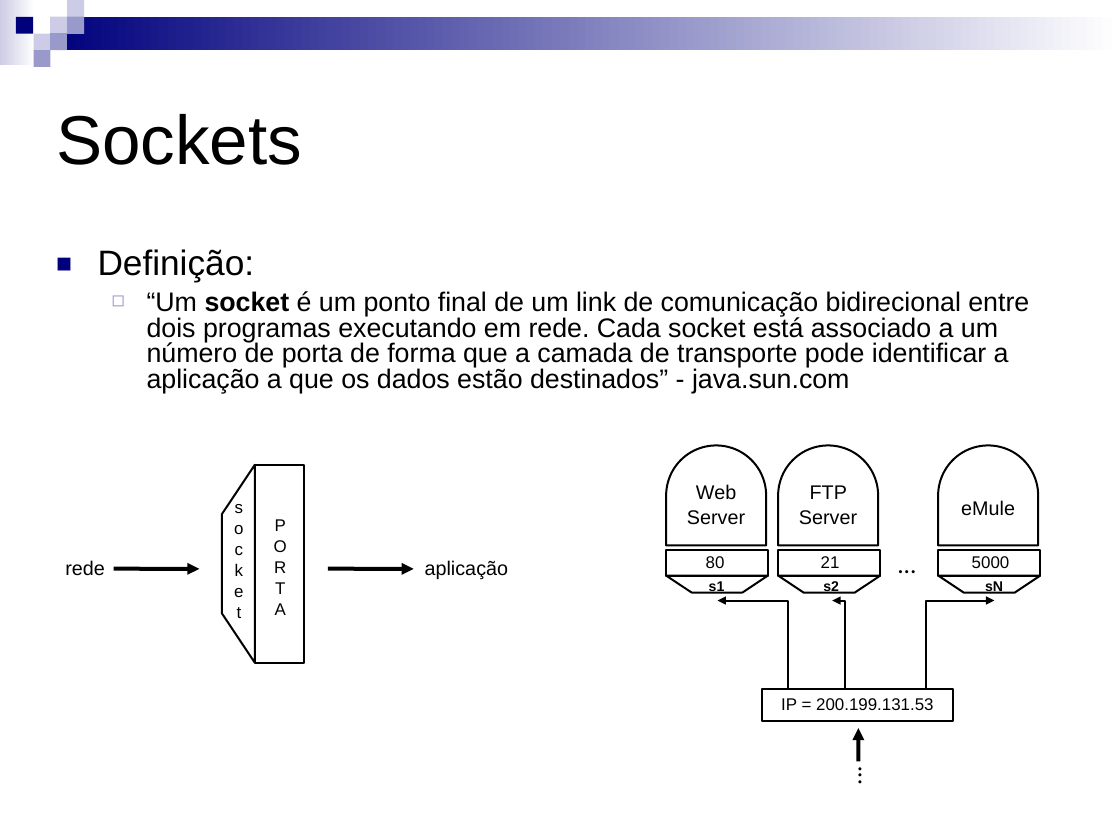
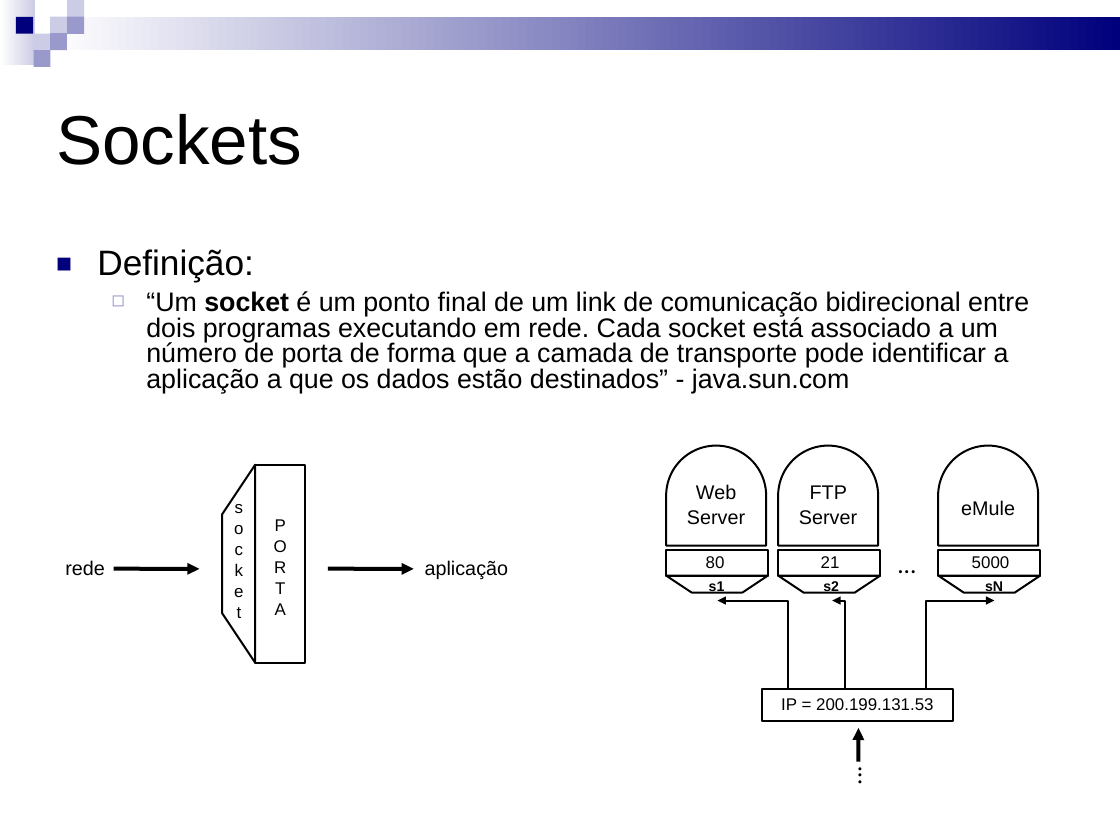
Before and after one commit to kdubezerra/kdubezerra, a slide deck: slide 3 of AD/slides_sisop2_pratica.ppt. Drawn at 1120x840 pixels with LibreOffice and Linux fonts; fonts in the diff are those of the drawing. Boxes give left, top, right and bottom in pixels: in the first picture for what was removed or moved away, otherwise in the second. Text is boxed around its words. In the diff, an @@ line names an element or a change of style, - is before the commit and + after.

```diff
--- a/AD/slides_sisop2_pratica.ppt
+++ b/AD/slides_sisop2_pratica.ppt
@@ rectangle at [0,0,36,65]: fill gradient #FFFFFF to #CCCCE6 to gradient #CCCCE6 to #FFFFFF @@
@@ rectangle at [51,16,1120,50]: fill gradient #FFFFFF to #00007D to gradient #00007D to #FFFFFF @@
```
Also in this commit, not shown: 28 other slides changed, 2 slides added, 1 slide removed, 6 other files.
